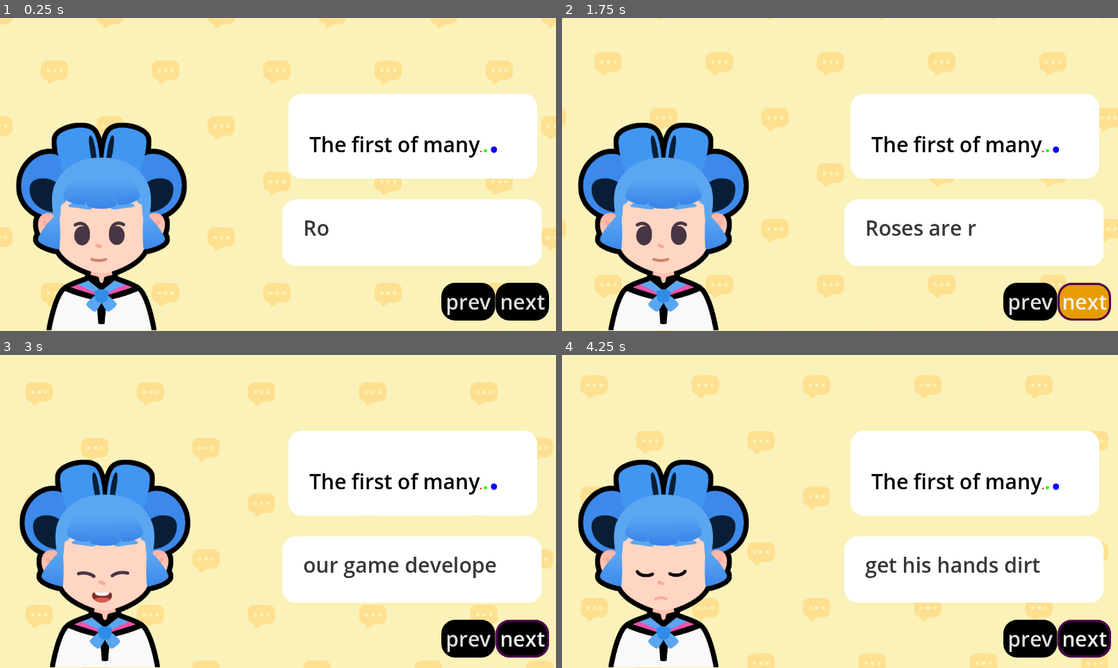
Above: before the commit, frames 1-4 (two rows, left to right).
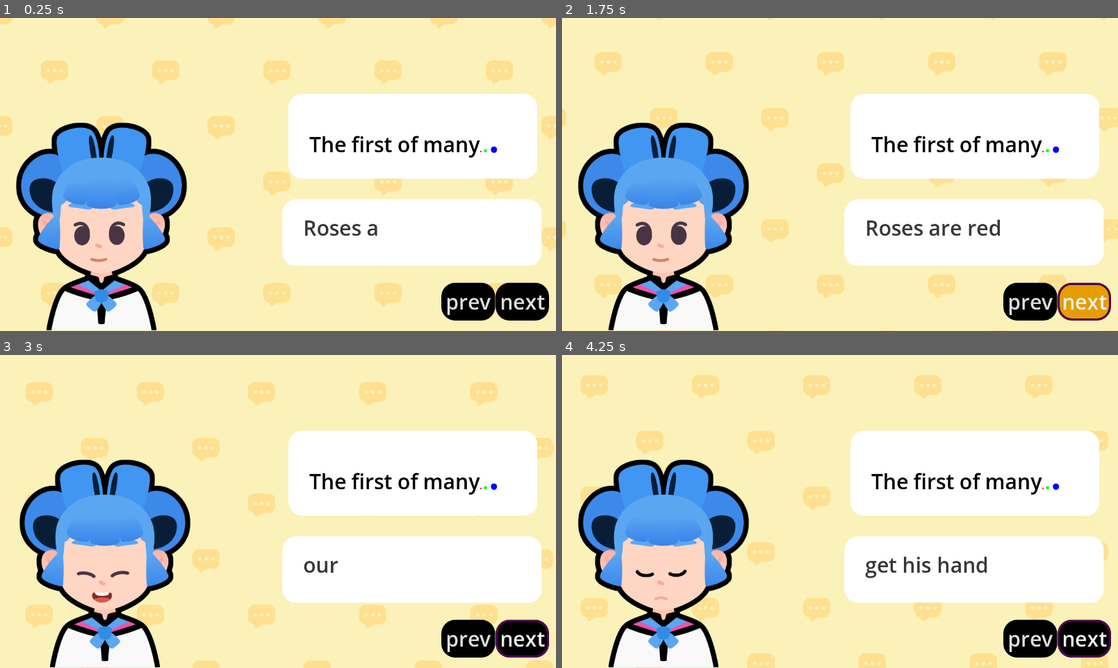
Above: after the commit, the same moments.

Repository: BNorelden/Godot-M07-Telling-a-Story
Game: Godot game, scene res://lessons/dialogue.tscn
Same seed, same stepped clock (60 frames per second), same inputs: the game is played once before the commit and once after it. The project has no main scene, so this scene is started directly. Sound files missing from this copy of the repository are replaced by a short silence.
Inputs (mouse positions are in pixels of both pictures, inside the frame that each line leads up to):
- Up to frame 1 (0.25 s): no input
- Up to frame 2 (1.75 s): click "prev" at 0.5 s; click "next" at 1.25 s
- Up to frame 3 (3 s): click "next" at 2 s; tap Enter at 2.75 s; move the mouse to (400, 495) at 2.77 s; hold D (move_right) from 2.78 s (still down); tap Z at 2.85 s; click (400, 495) at 2.92 s
- Up to frame 4 (4.25 s): tap Space at 3.02, 3.77 s; move the mouse to (728, 527) at 3.52 s; release D (move_right) at 3.53 s; hold S (move_down) from 3.53 s (still down); tap Z at 3.6 s

The runs differ from the first frame. In frame 1, 0.2% of the frame differs, in the area x 59-68%, y 65-70%; in frame 2, 0.1%; in frame 3, 0.6%, in the area x 61-90%, y 64-72%; in frame 4, 0.2%.

Commit message:
M07.L12 complete
- skip audio change
left character swap in a separate function to decouple the array of dictionaries.

Diff:
--- a/lessons/dialogue.gd
+++ b/lessons/dialogue.gd
@@ -11,8 +11,17 @@
 @onready var rich_text_label: RichTextLabel = %RichTextLabel
 @onready var audio_stream_player: AudioStreamPlayer = %AudioStreamPlayer
 
-var sophia_texture = preload("res://assets/sophia.png")
-var pink_texture = preload("res://assets/pink.png")
+var bodies: Array[Dictionary] = [
+
+{
+	"name":"sophia",
+	"texture": preload("res://assets/sophia.png")
+},
+{
+	"name": "pink",
+	"texture": preload("res://assets/pink.png")
+}
+]
 
 #var dialogue_items: Array[String] = [
 
@@ -181,7 +190,7 @@
 
 
 	var tween := create_tween()
-	var text_appearing_duration := 1.2
+	var text_appearing_duration: float = current_item["text"].length() / 30.0
 	tween.tween_property(rich_text_label, "visible_ratio", 1.0, text_appearing_duration)
 
 	var sound_max_offset := audio_stream_player.stream.get_length() - text_appearing_duration
@@ -200,10 +209,10 @@
 	next_button_2.pressed.connect(previous)
 
 func current_character() -> void:
-	if body.texture == sophia_texture:
-		body.texture = pink_texture
+	if body.texture == bodies[0]["texture"]:
+		body.texture = bodies[1]["texture"]
 	else:
-		body.texture = sophia_texture
+		body.texture = bodies[0]["texture"]
 
 func advance() -> void:
 
